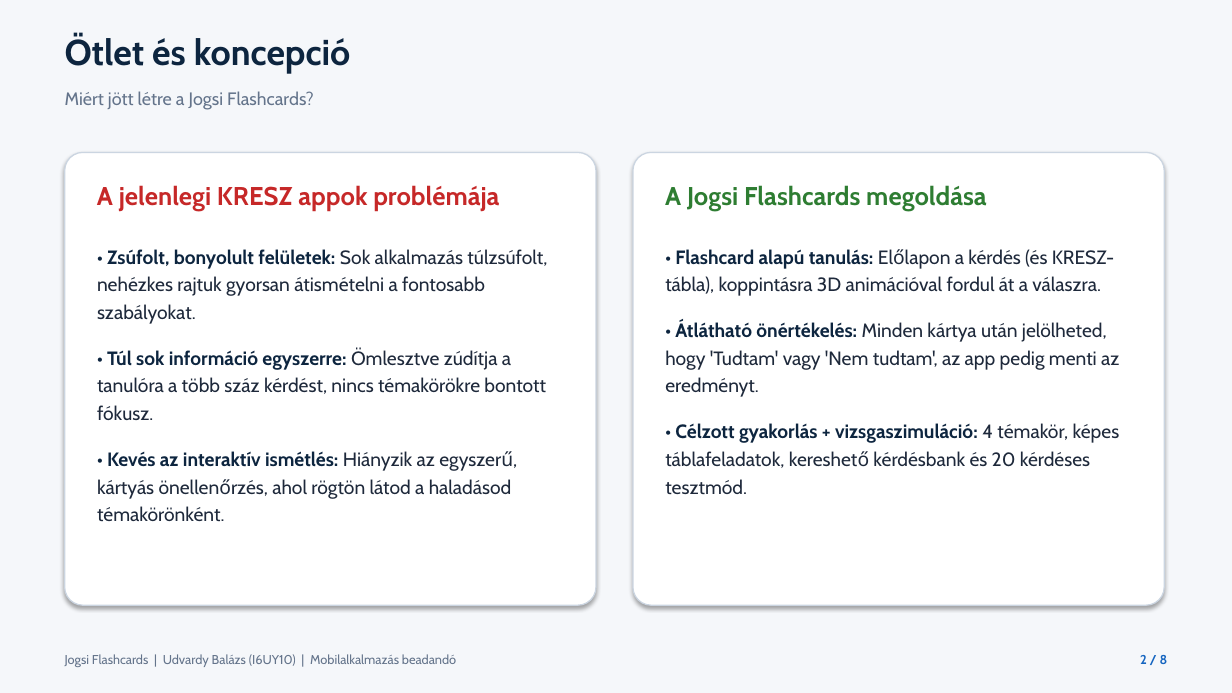
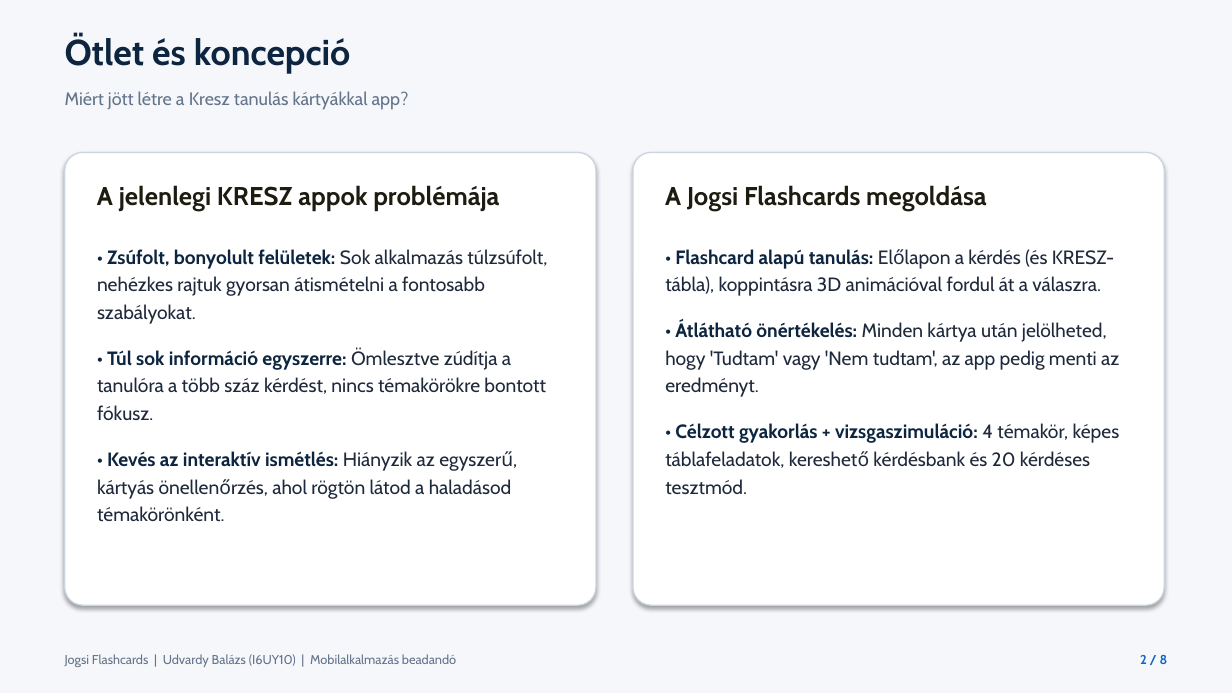
Before and after one commit to Adenis01/Mobilprogramozas-beadand-, a slide deck: slide 2 of Jogsi_Flashcards_Bemutato.pptx. Drawn at 1232x693 pixels with LibreOffice and Linux fonts; fonts in the diff are those of the drawing. Boxes give left, top, right and bottom in pixels: in the first picture for what was removed or moved away, otherwise in the second. Text is boxed around its words. In the diff, an @@ line names an element or a change of style, - is before the commit and + after.

Commit message:
refactor: update app title to KRESZ tanulás kártyákkal across project files

```diff
--- a/Jogsi_Flashcards_Bemutato.pptx
+++ b/Jogsi_Flashcards_Bemutato.pptx
@@ text at (x1=65, y1=91, x2=409, y2=110): text changed @@
-Miért jött létre a Jogsi Flashcards?
+Miért jött létre a Kresz tanulás kártyákkal app?
@@ text "A jelenlegi KRESZ appok problémája" at (x1=97, y1=185, x2=499, y2=211): text colour #C62828 to #1E1C11 @@
@@ text "A Jogsi Flashcards megoldása" at (x1=665, y1=185, x2=987, y2=211): text colour #2E7D32 to #1E1C11 @@
```
Also in this commit, not shown: 1 other slide changed, 5 other files.
